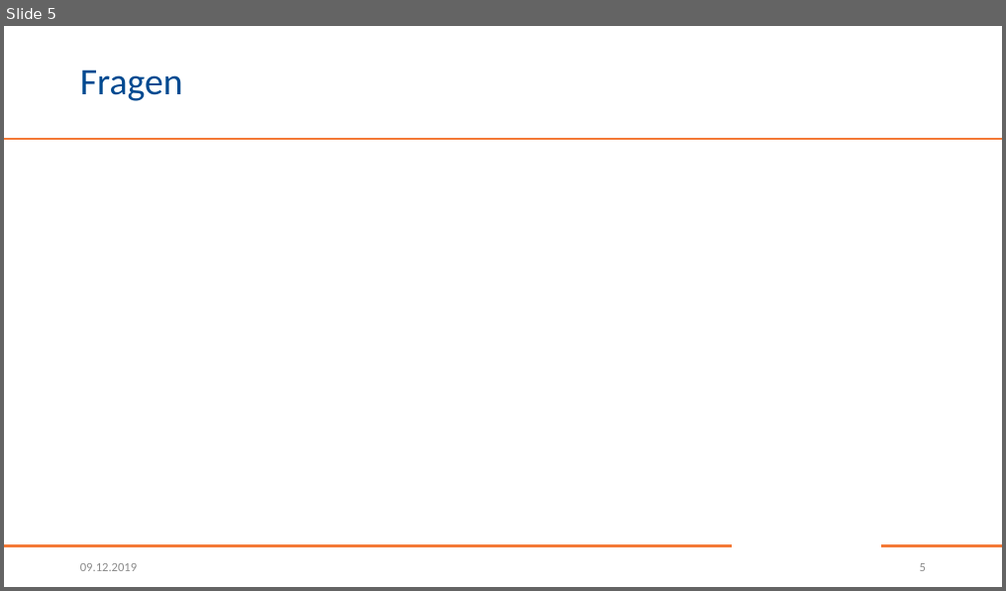
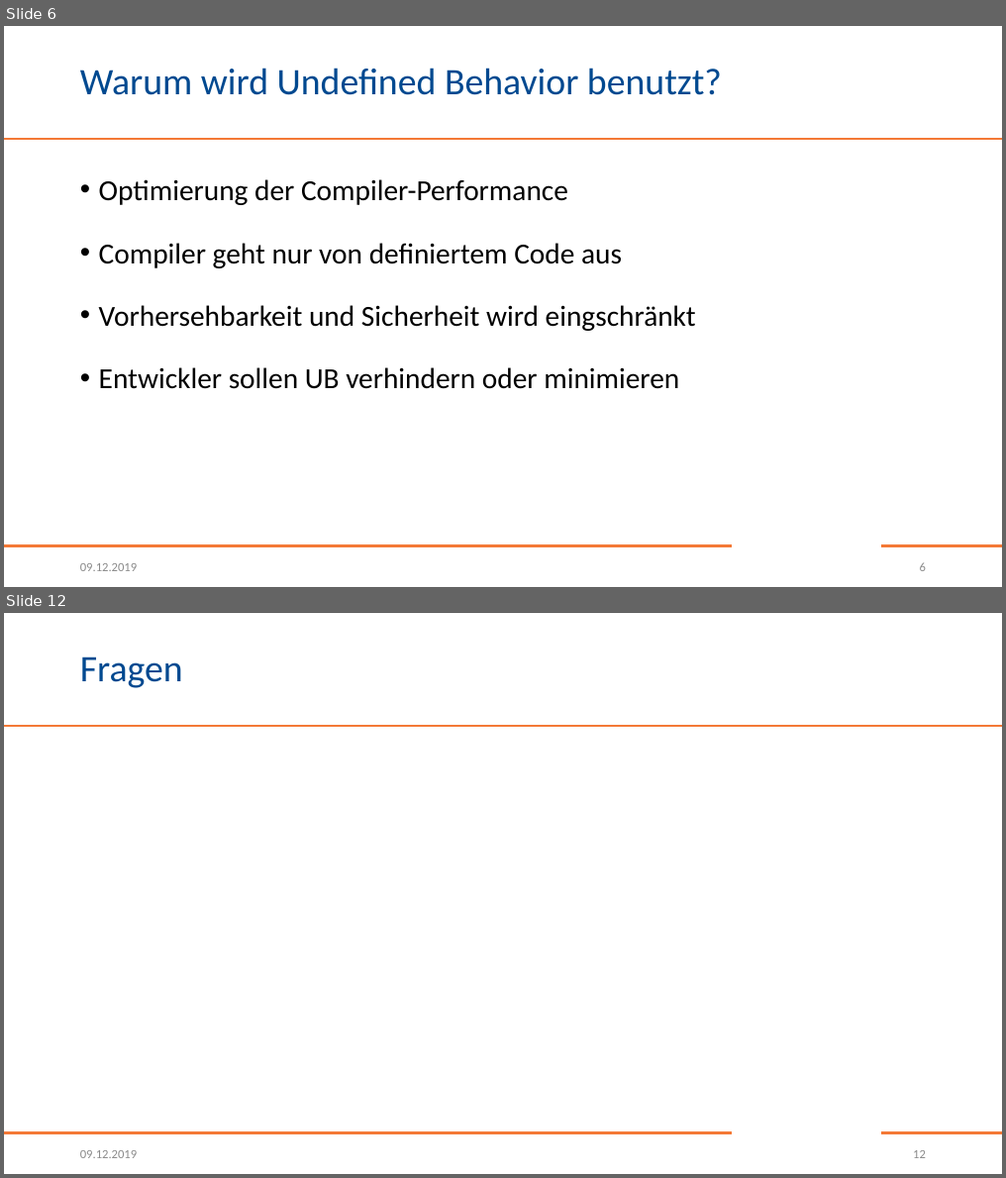
Before and after one commit to Christoph-Mitutoyo/T3000, a slide deck: Stuff/T3000.pptx. Shown one above the other, each under a label of ours: slide 5 before the commit, slides 6 and 12 after it; the slides between them are not shown. The pictures are 1006x591 and 1006x1178 pixels, drawn with LibreOffice and Linux fonts; fonts in the diff are those of the drawing; background and template pictures are left out. Boxes give left, top, right and bottom in pixels: in the first picture for what was removed or moved away, otherwise in the second. Text is boxed around its words. In the diff, an @@ line names an element or a change of style, - is before the commit and + after.

```diff
--- a/Stuff/T3000.pptx
+++ b/Stuff/T3000.pptx
@@ slide 6 added at (4,26,1002,587), background #FFFFFF; not listed: 3 template elements that a slide beside it also shows @@
@@ title added at (80,68,722,95), 36 pt, text #004990 @@
+Warum wird Undefined Behavior benutzt?
@@ text added at (99,179,696,389), 28 pt, text #000000 @@
+• Optimierung der Compiler-Performance
+• Compiler geht nur von definiertem Code aus
+• Vorhersehbarkeit und Sicherheit wird eingschränkt
+• Entwickler sollen UB verhindern oder minimieren
@@ text added at (80,564,137,571), 12 pt, text #8C8C8C @@
+09.12.2019
@@ page number added at (920,563,926,571), 12 pt, text #8C8C8C @@
+6
@@ what was slide 5 is now slide 12 @@
@@ page number at (913,1151,926,1158): text changed @@
-5
+12
```
Also in this commit, not shown: 4 slides changed, 6 other slides added.
